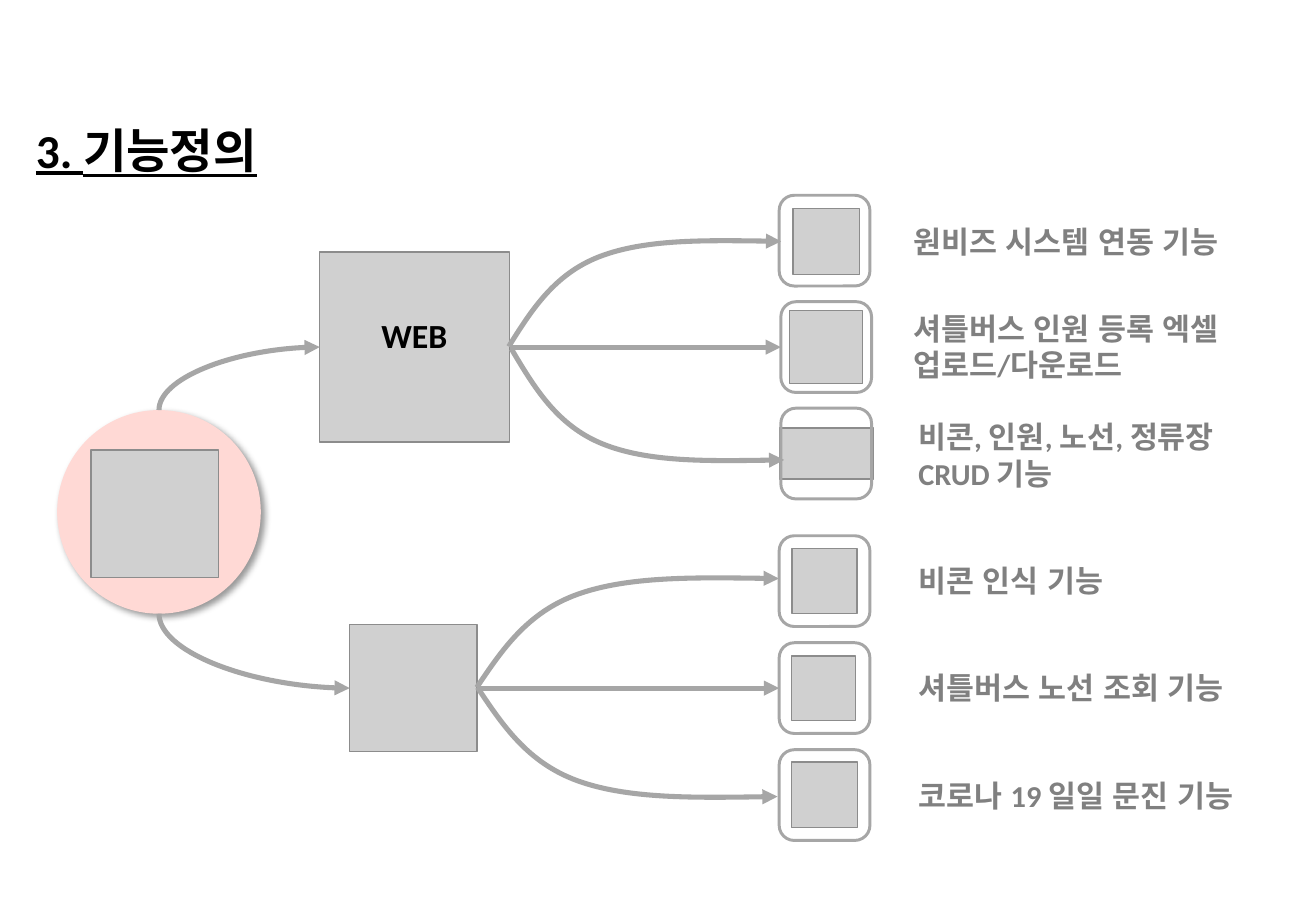
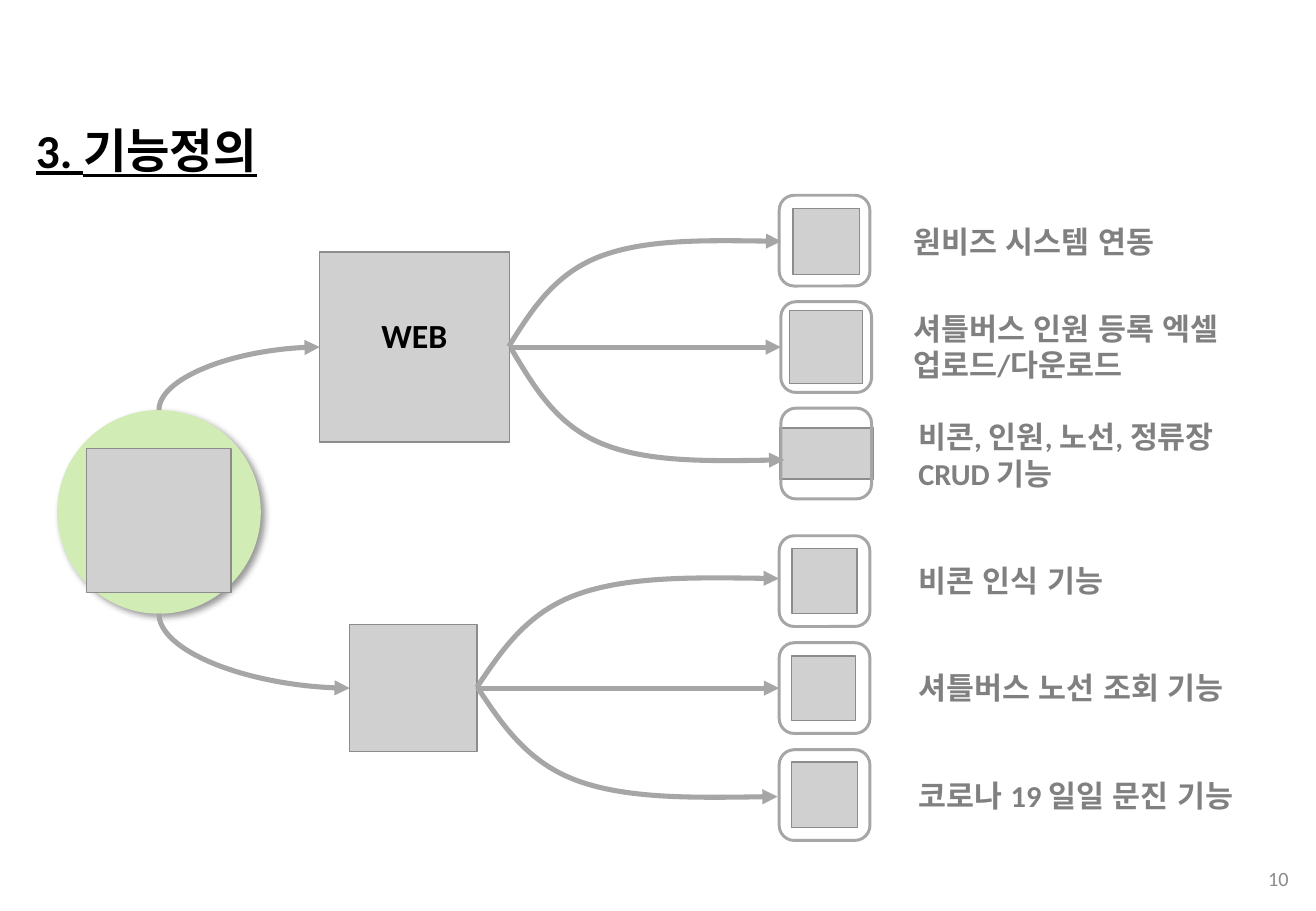
Before and after one commit to 201324549/BeaconProject, a slide deck: slide 10 of ShuttleBusFinalPresentation(v1.1)_ing.pptx (slide 8 before the commit). Drawn at 1316x911 pixels with LibreOffice and Linux fonts; fonts in the diff are those of the drawing; grey boxes stand for pictures; background and template pictures are left out. Boxes give left, top, right and bottom in pixels: in the first picture for what was removed or moved away, otherwise in the second. Text is boxed around its words. In the diff, an @@ line names an element or a change of style, - is before the commit and + after.

```diff
--- a/ShuttleBusFinalPresentation(v1.1)_ing.pptx
+++ b/ShuttleBusFinalPresentation(v1.1)_ing.pptx
@@ text at [914,227,1154,256]: text changed @@
-원비즈 시스템 연동 기능
+원비즈 시스템 연동
@@ ellipse at [57,411,261,615]: fill #FFD9D5 to #D2ECB6 @@
@@ picture: place and size @@
-picture at [91,450,219,577]
+picture at [86,448,231,593]
@@ page number added at [1268,873,1288,886], 12 pt, text #8C8C8C @@
+10
```
Also in this commit, not shown: 20 other slides changed, 4 slides added, 1 slide removed.
